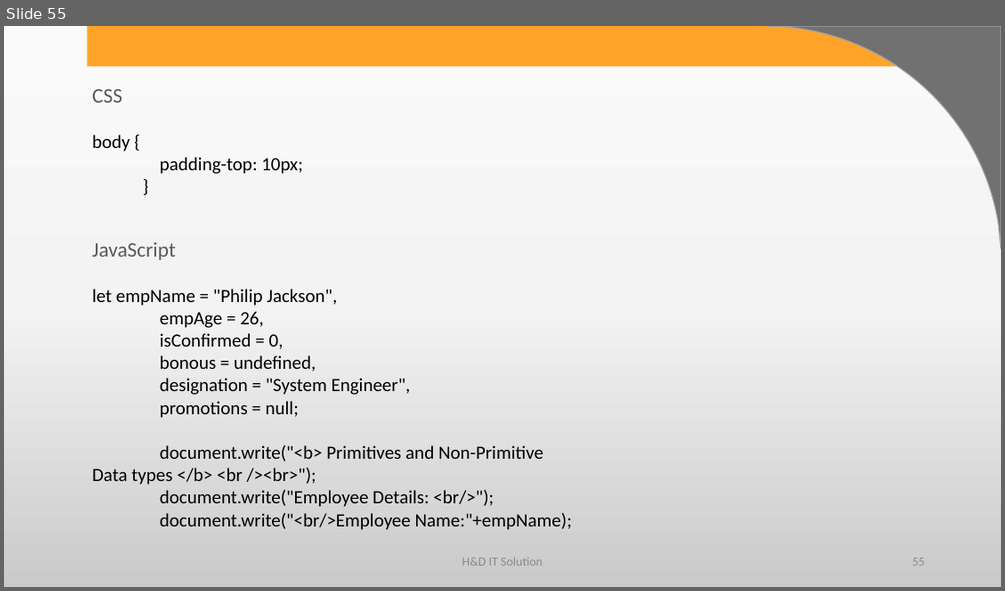
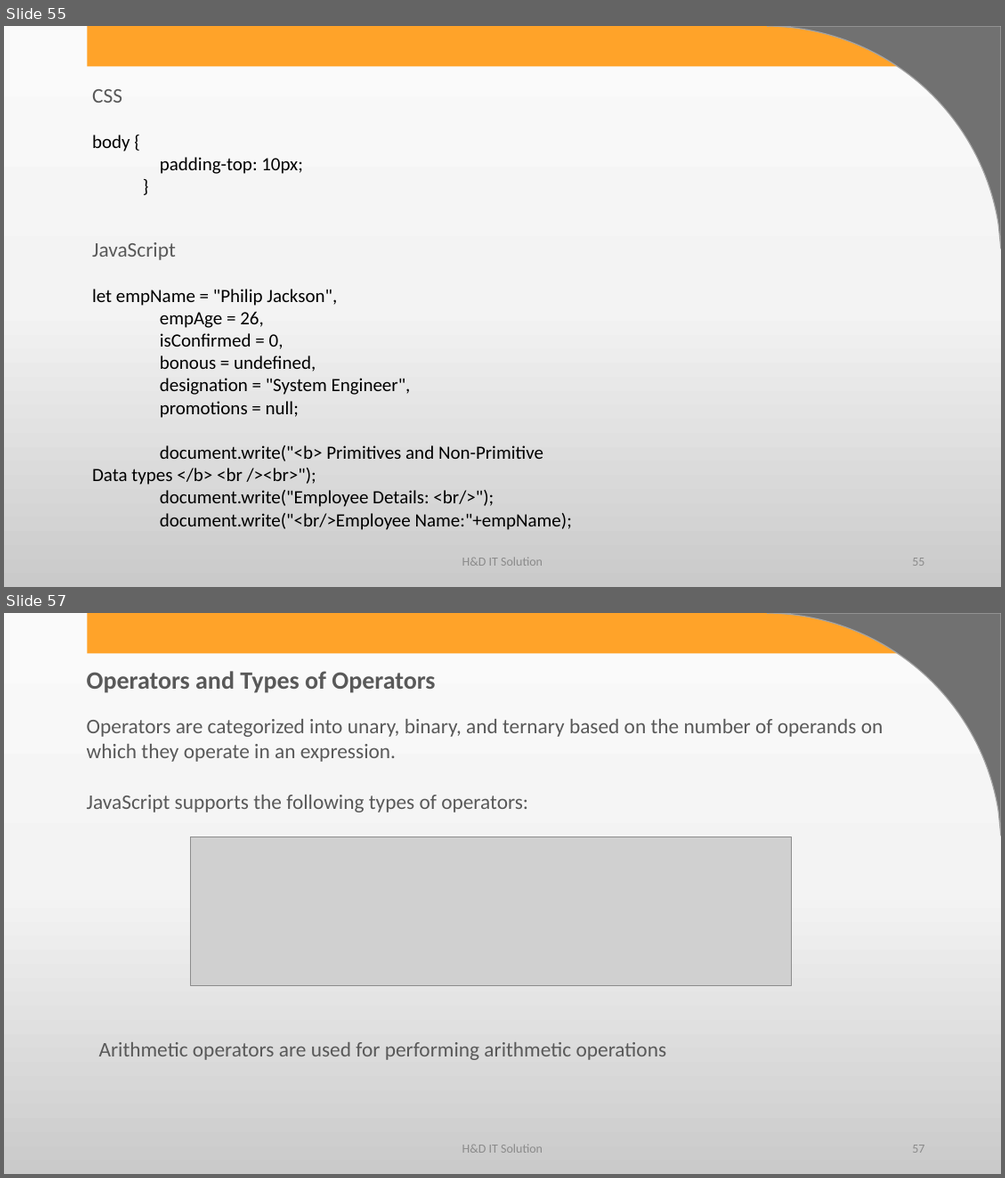
Before and after one commit to harshadasawant/javascript, a slide deck: ppt/JavaScript.pptx. Shown one above the other, each under a label of ours: slide 55 before the commit, slides 55 and 57 after it; the slides between them are not shown. The pictures are 1005x591 and 1005x1178 pixels, drawn with LibreOffice and Linux fonts; fonts in the diff are those of the drawing; grey boxes stand for pictures; background and template pictures are left out. Boxes give left, top, right and bottom in pixels: in the first picture for what was removed or moved away, otherwise in the second. Text is boxed around its words. In the diff, an @@ line names an element or a change of style, - is before the commit and + after.

Commit message:
operator added

```diff
--- a/ppt/JavaScript.pptx
+++ b/ppt/JavaScript.pptx
@@ slide 57 added at (4,613,1001,1174), background gradient #FBFBFB to #F4F4F4 to #CBCBCB; not listed: 2 template elements that a slide beside it also shows @@
@@ text added at (87,671,435,693), 24 pt, text #595959, bold @@
+Operators and Types of Operators
@@ text added at (87,719,883,812), 20 pt, text #595959 @@
+Operators are categorized into unary, binary, and ternary based on the number of operands on which they operate in an expression.
+JavaScript supports the following types of operators:
@@ picture added at (190,836,791,985) @@
@@ text added at (99,1042,667,1060), 20 pt, text #595959 @@
+Arithmetic operators are used for performing arithmetic operations
@@ text added at (462,1143,542,1152), 12 pt, text #8C8C8C @@
+H&D IT Solution
@@ page number added at (912,1144,924,1152), 12 pt, text #8C8C8C @@
+57
```
Also in this commit, not shown: 2 slides changed, 66 other slides added, 1 other file.
